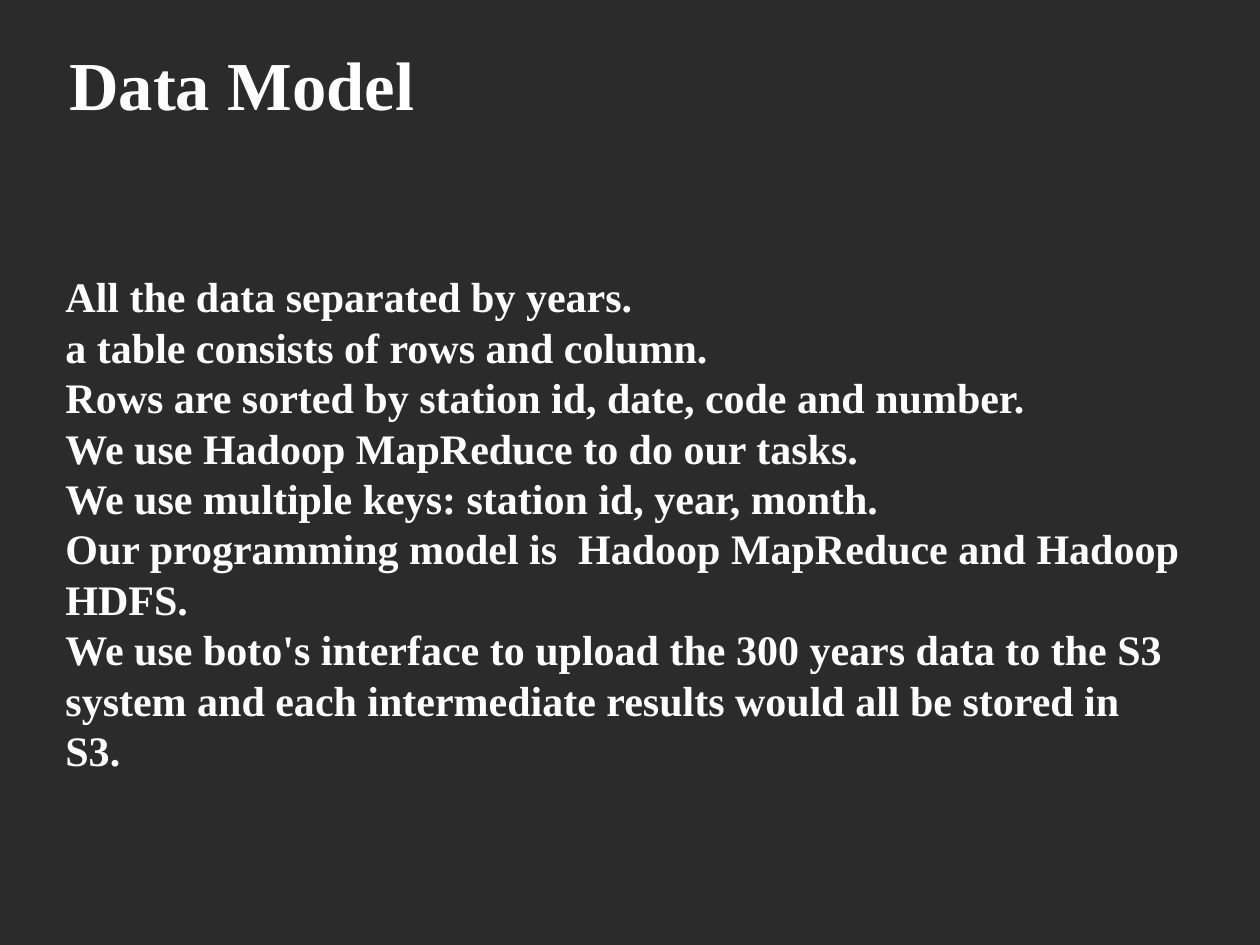
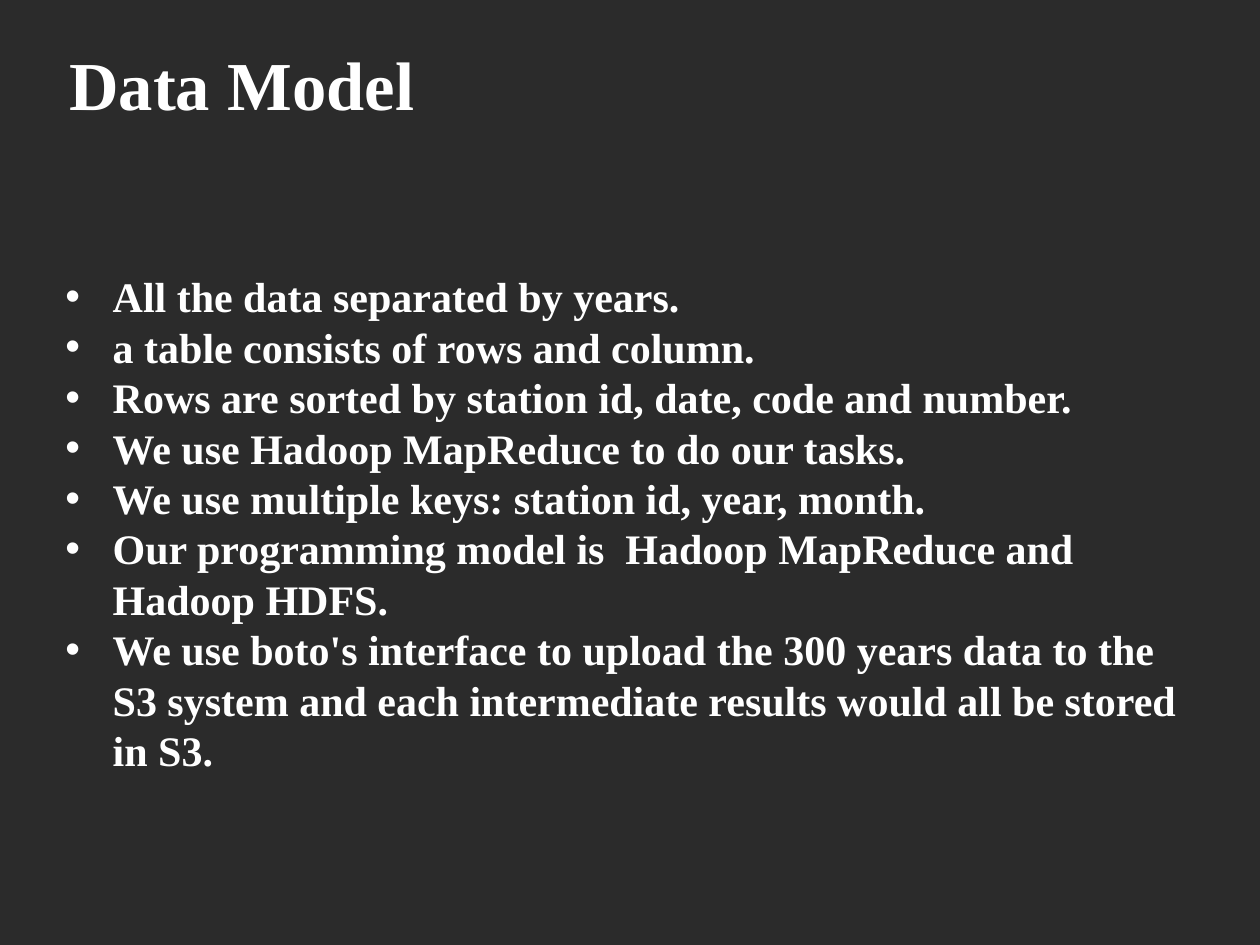
Before and after one commit to raynald/ETH_BBBigData, a slide deck: slide 2 of report_milestone3/Milestone 3.pptx. Drawn at 1260x945 pixels with LibreOffice and Linux fonts; fonts in the diff are those of the drawing; background and template pictures are left out; a plain dark background stands for a picture behind light text. Boxes give left, top, right and bottom in pixels: in the first picture for what was removed or moved away, otherwise in the second. Text is boxed around its words. In the diff, an @@ line names an element or a change of style, - is before the commit and + after.

```diff
--- a/report_milestone3/Milestone 3.pptx
+++ b/report_milestone3/Milestone 3.pptx
@@ text "All the data separated by ..." at [113, 283, 1176, 767]: bullet none to • @@
```
Also in this commit, not shown: 4 other slides changed, 1 slide added, 1 slide removed, 11 other files.
